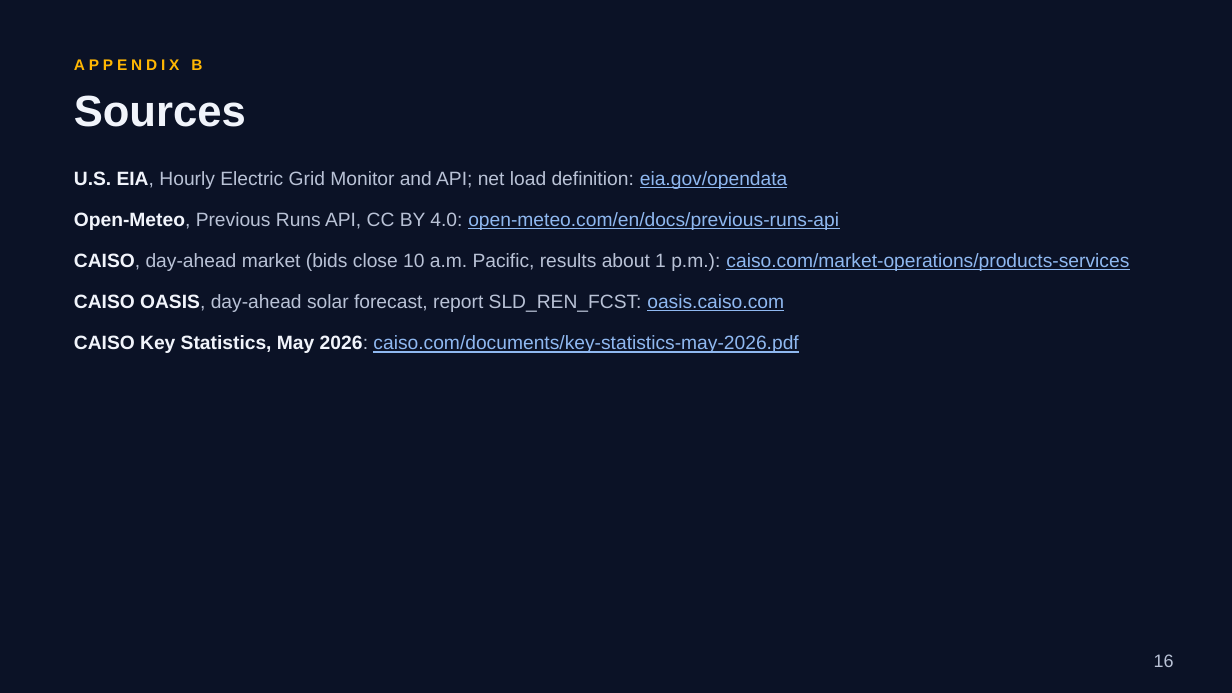
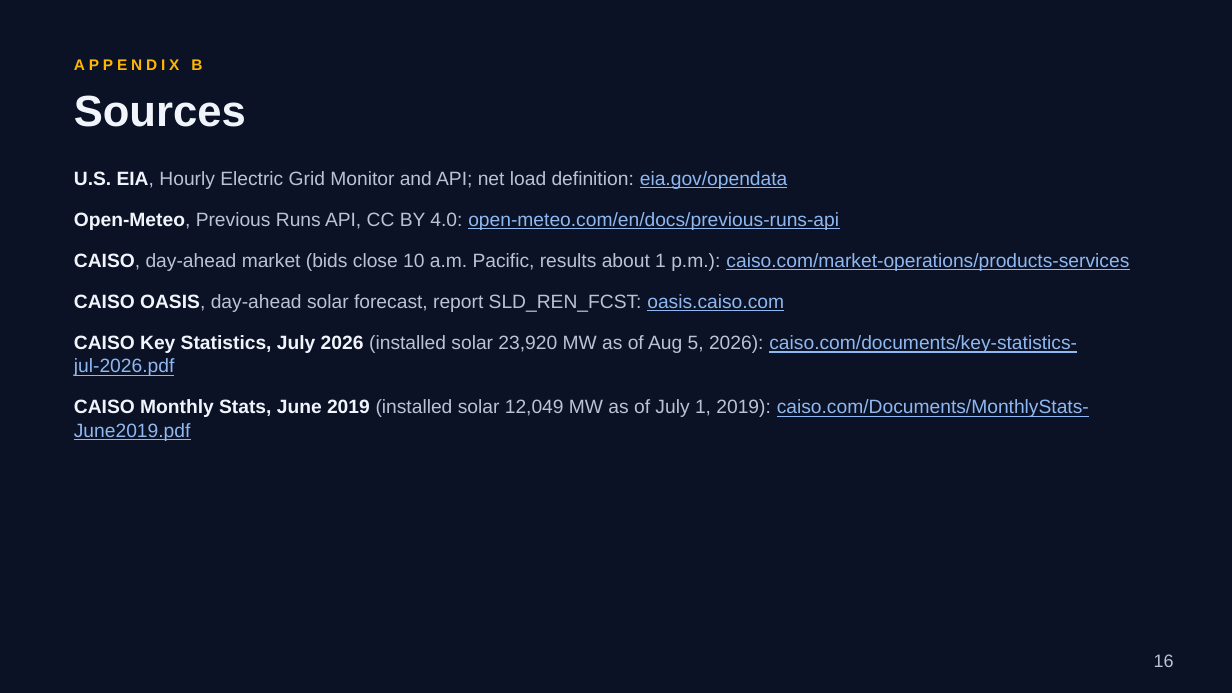
Before and after one commit to RaulSolaNavarro/caiso-solar-forecast, a slide deck: slide 16 of deck/capstone2/Capstone2_Deck.pptx. Drawn at 1232x693 pixels with LibreOffice and Linux fonts; fonts in the diff are those of the drawing. Boxes give left, top, right and bottom in pixels: in the first picture for what was removed or moved away, otherwise in the second. Text is boxed around its words. In the diff, an @@ line names an element or a change of style, - is before the commit and + after.

```diff
--- a/deck/capstone2/Capstone2_Deck.pptx
+++ b/deck/capstone2/Capstone2_Deck.pptx
@@ text at [74,335,1089,441]: text changed @@
-CAISO Key Statistics, May 2026: caiso.com/documents/key-statistics-may-2026.pdf
+CAISO Key Statistics, July 2026 (installed solar 23,920 MW as of Aug 5, 2026): caiso.com/documents/key-statistics-jul-2026.pdf
+CAISO Monthly Stats, June 2019 (installed solar 12,049 MW as of July 1, 2019): caiso.com/Documents/MonthlyStats-June2019.pdf
```
Also in this commit, not shown: 1 other slide changed, 3 other files.
